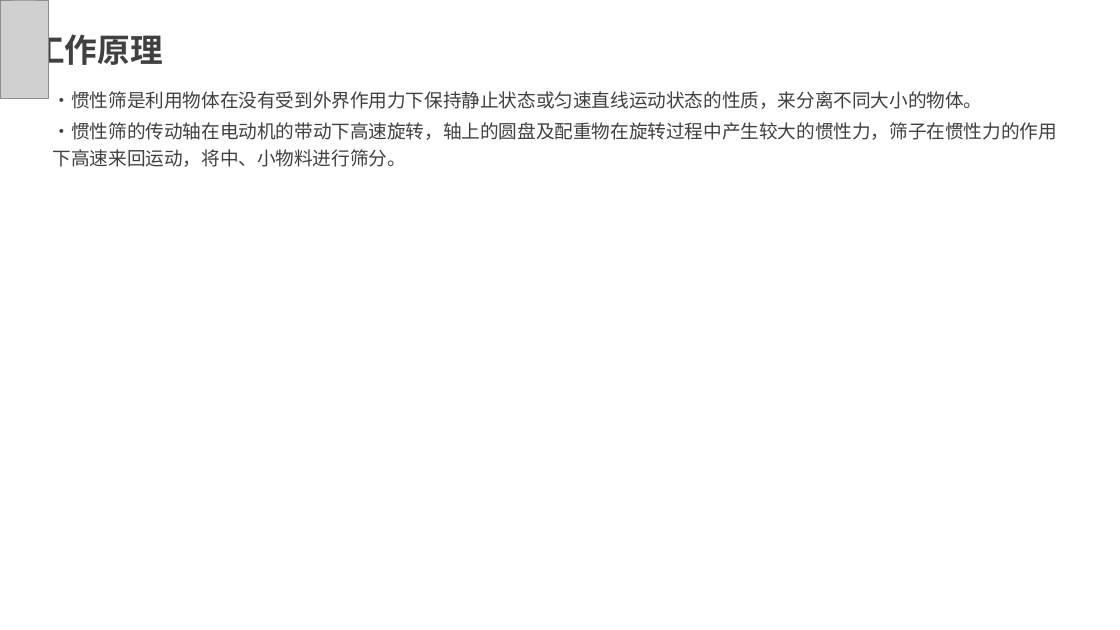
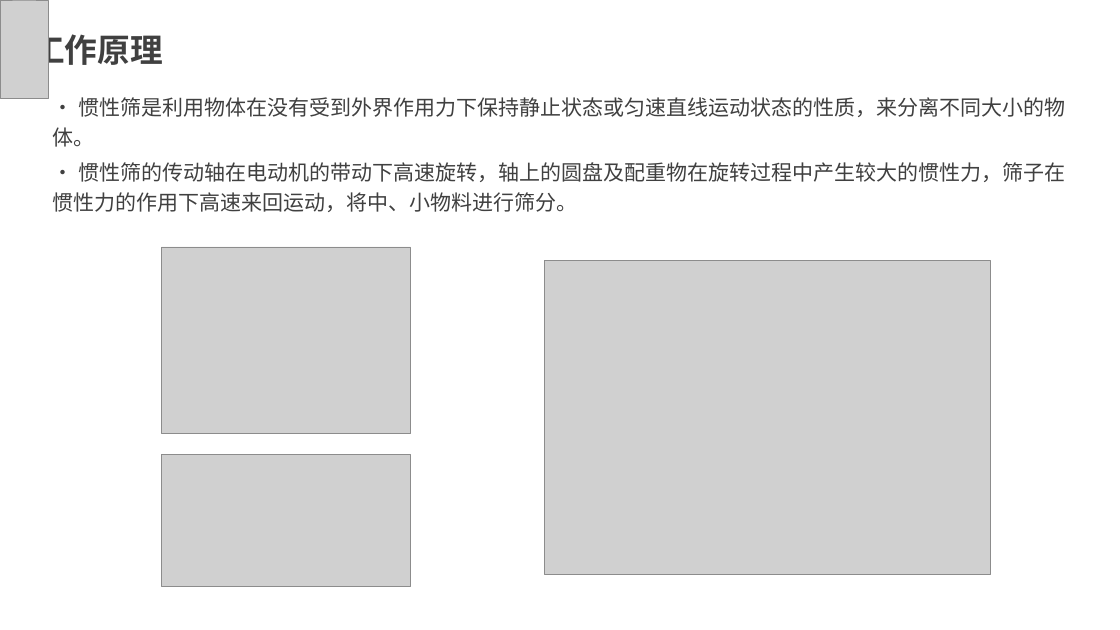
Before and after one commit to CMChris-Beat/InertiaScreen, a slide deck: slide 4 of 4.Docs/3.PresentationDoc/惯性筛课程设计答辩PPT.pptx. Drawn at 1120x630 pixels with LibreOffice and Linux fonts; fonts in the diff are those of the drawing; grey boxes stand for pictures; background and template pictures are left out. Boxes give left, top, right and bottom in pixels: in the first picture for what was removed or moved away, otherwise in the second. Text is boxed around its words. In the diff, an @@ line names an element or a change of style, - is before the commit and + after.

```diff
--- a/4.Docs/3.PresentationDoc/惯性筛课程设计答辩PPT.pptx
+++ b/4.Docs/3.PresentationDoc/惯性筛课程设计答辩PPT.pptx
@@ text at [53,97,1065,212]: text changed; size 16 to 18 pt @@
-·惯性筛是利用物体在没有受到外界作用力下保持静止状态或匀速直线运动状态的性质，来分离不同大小的物体。
-·惯性筛的传动轴在电动机的带动下高速旋转，轴上的圆盘及配重物在旋转过程中产生较大的惯性力，筛子在惯性力的作用下高速来回运动，将中、小物料进行筛分。
+· 惯性筛是利用物体在没有受到外界作用力下保持静止状态或匀速直线运动状态的性质，来分离不同大小的物体。
+· 惯性筛的传动轴在电动机的带动下高速旋转，轴上的圆盘及配重物在旋转过程中产生较大的惯性力，筛子在惯性力的作用下高速来回运动，将中、小物料进行筛分。
@@ picture added at [161,247,411,434] @@
@@ picture added at [544,260,991,574] @@
@@ picture added at [161,455,411,586] @@
```
Also in this commit, not shown: 1 other slide changed, 2 slides added, 1 slide removed, 1 other file.
